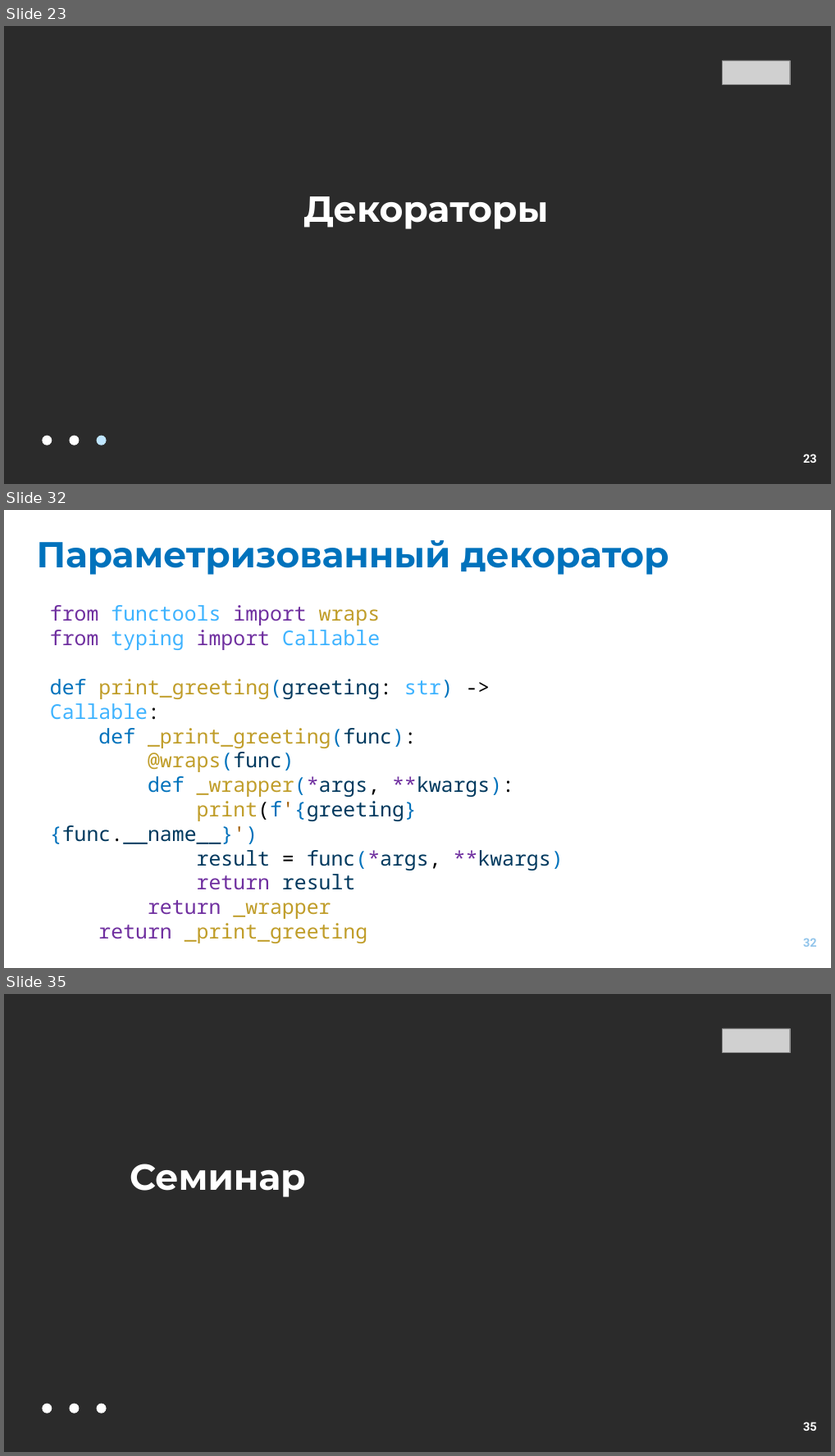
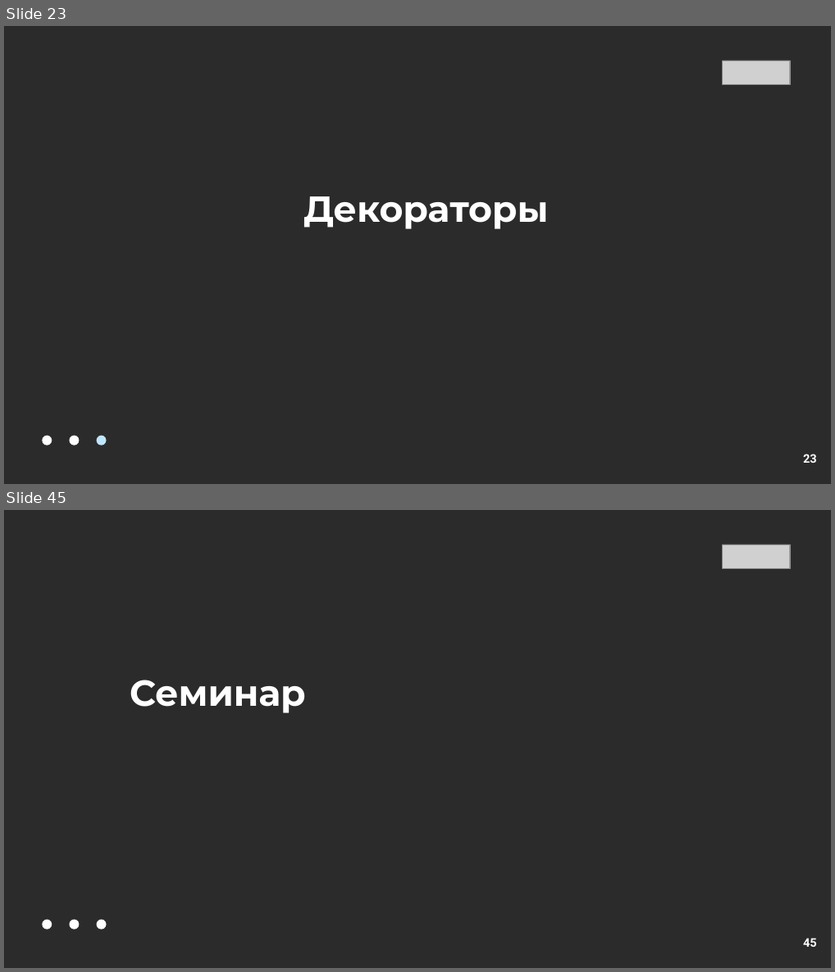
Before and after one commit to EvgrafovMichail/python_mipt_dafe, a slide deck: lessons/sem01/lesson08/decorators.pptx. Shown one above the other, each under a label of ours: slides 23, 32 and 35 before the commit, slides 23 and 45 after it; the slides between them are not shown. The pictures are 835x1456 and 835x972 pixels, drawn with LibreOffice and Linux fonts; fonts in the diff are those of the drawing; grey boxes stand for pictures; background and template pictures are left out; a plain dark background stands for a picture behind light text. Boxes give left, top, right and bottom in pixels: in the first picture for what was removed or moved away, otherwise in the second. Text is boxed around its words. In the diff, an @@ line names an element or a change of style, - is before the commit and + after.

```diff
--- a/lessons/sem01/lesson08/decorators.pptx
+++ b/lessons/sem01/lesson08/decorators.pptx
@@ slide 32 removed at bbox=[4, 510, 831, 968], background #FFFFFF @@
@@ title removed at bbox=[37, 540, 669, 575] @@
-Параметризованный декоратор
@@ text removed at bbox=[50, 605, 563, 919] @@
-from functools import wraps
-from typing import Callable
-def print_greeting(greeting: str) -> Callable:
-def _print_greeting(func):
-@wraps(func)
-def _wrapper(*args, **kwargs):
-print(f'{greeting} {func.__name__}')
-result = func(*args, **kwargs)
-return result
-return _wrapper
-return _print_greeting
@@ page number removed at bbox=[803, 938, 817, 947] @@
-32
@@ what was slide 35 is now slide 45 @@
@@ page number at bbox=[803, 938, 817, 947]: text changed @@
-35
+45
```
Also in this commit, not shown: 6 slides changed, 16 slides added, 5 other slides removed.
